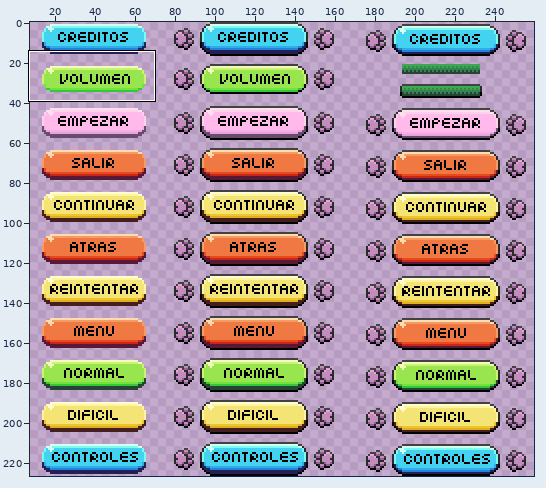
Two versions of one sprite sheet, SuperHuntingBrothersGodot/Sprites/UI/Button_All.png. The picture above shows the old version from afar; the outline marks the close-up.
Close-up. Old version:
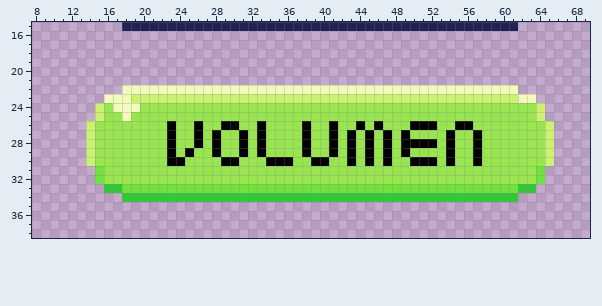
The file is 272x227 pixels. Shown: x 8..69, y 15..38. The wide view leaves out empty margins.
After:
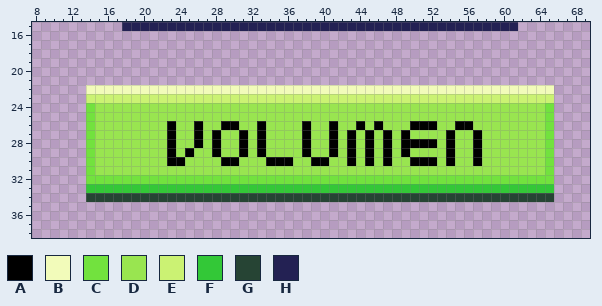
Palette (. is transparent): A #000000  B #f2fbba  C #72e23e  D #99e550  E #cbf273  F #33c837  G #264434  H #232153
Edits made:
y 22: x 14..17 .... -> BBBB; x 62..65 .... -> BBBB
y 23: x 14..18 ..BBB -> EEEEE; x 62..65 BB.. -> EEEE
y 24: x 14..15 .E -> CD; x 17..19 BBB -> DDD; x 64..65 E. -> DC
y 25: x 14..15 .E -> CD; x 18 B -> D; x 64..65 E. -> DC
y 26..30: x 14 E -> C; x 65 E -> C
y 31: x 14..15 .C -> CD; x 64..65 C. -> DC
y 32: x 14 . -> C; x 16..63 DDDDDDDDDDDDDDDDDDDDDDDDDDDDDDDDDDDDDDDDDDDDDDDD -> CCCCCCCCCCCCCCCCCCCCCCCCCCCCCCCCCCCCCCCCCCCCCCCC; x 65 . -> C
y 33: x 14..15 .. -> FF; x 18..61 CCCCCCCCCCCCCCCCCCCCCCCCCCCCCCCCCCCCCCCCCCCC -> FFFFFFFFFFFFFFFFFFFFFFFFFFFFFFFFFFFFFFFFFFFF; x 64..65 .. -> FF
y 34: x 14..65 ....FFFFFFFFFFFFFFFFFFFFFFFFFFFFFFFFFFFFFFFFFFFF.... -> GGGGGGGGGGGGGGGGGGGGGGGGGGGGGGGGGGGGGGGGGGGGGGGGGGGG
Boxes around the changes in both close-ups, in picture pixels (x1, y1, x2, y2):
changed: (86, 85, 554, 202)
